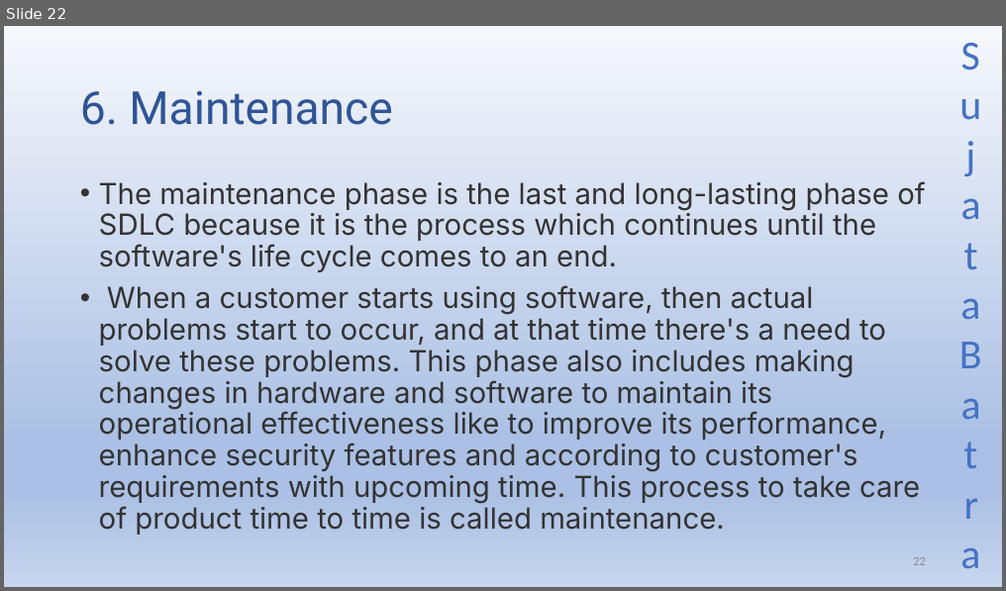
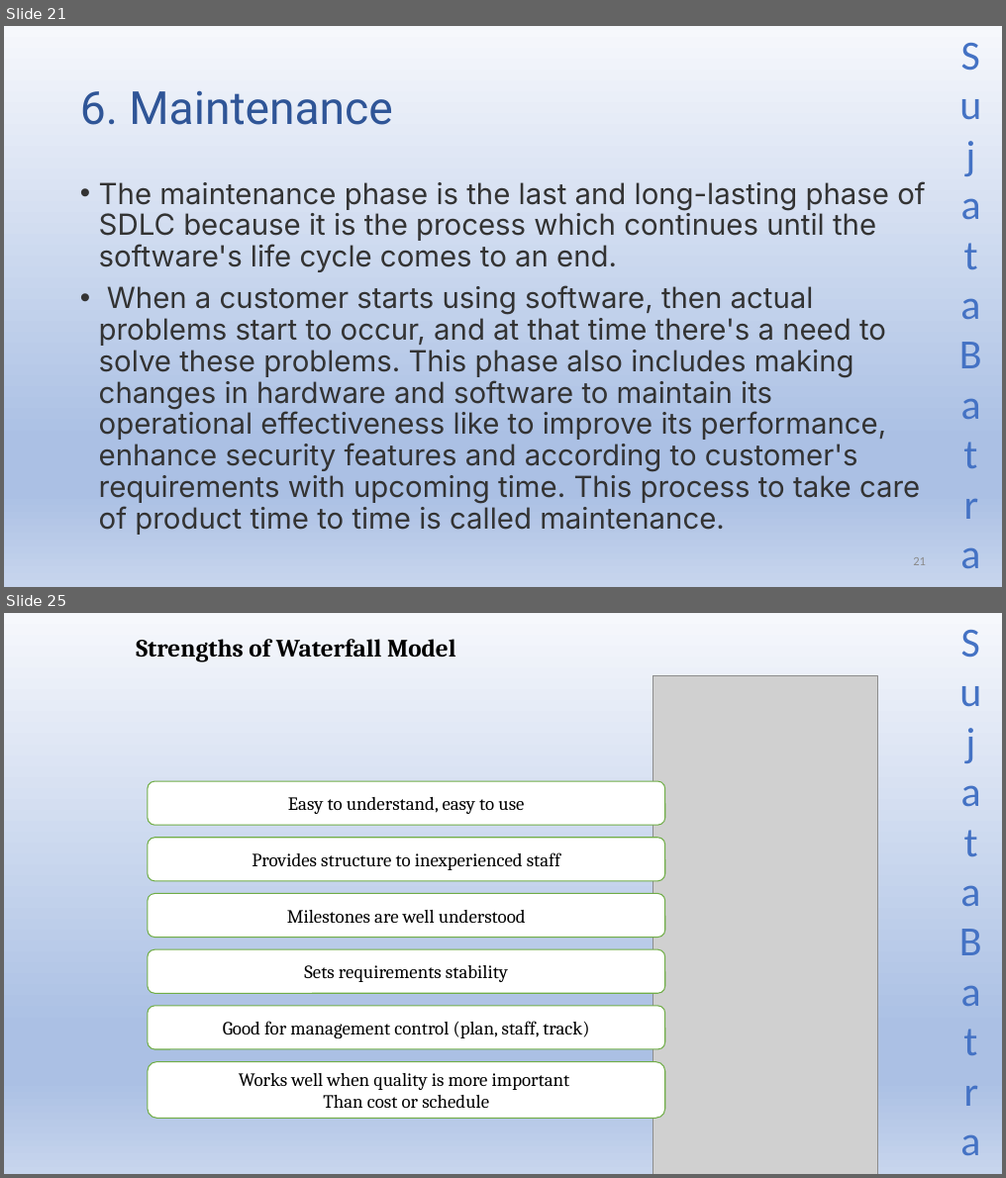
Before and after one commit to Sujatabatra/SapientNov2021QABatch, a slide deck: QA/QA Study Material.pptx. Shown one above the other, each under a label of ours: slide 22 before the commit, slides 21 and 25 after it; the slides between them are not shown. The pictures are 1006x591 and 1006x1178 pixels, drawn with LibreOffice and Linux fonts; fonts in the diff are those of the drawing; grey boxes stand for pictures. Boxes give left, top, right and bottom in pixels: in the first picture for what was removed or moved away, otherwise in the second. Text is boxed around its words. In the diff, an @@ line names an element or a change of style, - is before the commit and + after.

```diff
--- a/QA/QA Study Material.pptx
+++ b/QA/QA Study Material.pptx
@@ slide 25 added at <box>4,613,1002,1174</box>, background gradient #F6F8FC to #ABC0E4 to #C7D5ED; not listed: 1 template element that a slide beside it also shows @@
@@ text added at <box>136,639,456,663</box>, 24 pt, text #000000, bold @@
+Strengths of Waterfall Model
@@ picture added at <box>653,675,877,1174</box> @@
@@ rounded rectangle added at <box>148,781,665,825</box>, fill #FFFFFF, outline #70AD47 1 pt, 18 pt, text #000000 @@
+Easy to understand, easy to use
@@ rounded rectangle added at <box>148,838,665,881</box>, fill #FFFFFF, outline #70AD47 1 pt, 18 pt, text #000000 @@
+Provides structure to inexperienced staff
@@ rounded rectangle added at <box>148,894,665,937</box>, fill #FFFFFF, outline #70AD47 1 pt, 18 pt, text #000000 @@
+Milestones are well understood
@@ rounded rectangle added at <box>148,950,665,993</box>, fill #FFFFFF, outline #70AD47 1 pt, 18 pt, text #000000 @@
+Sets requirements stability
@@ rounded rectangle added at <box>148,1006,665,1050</box>, fill #FFFFFF, outline #70AD47 1 pt, 18 pt, text #000000 @@
+Good for management control (plan, staff, track)
@@ rounded rectangle added at <box>148,1062,665,1118</box>, fill #FFFFFF, outline #70AD47 1 pt, 18 pt, text #000000 @@
+Works well when quality is more important
+Than cost or schedule
@@ what was slide 22 is now slide 21 @@
```
Also in this commit, not shown: 13 other slides added, 1 slide removed.
